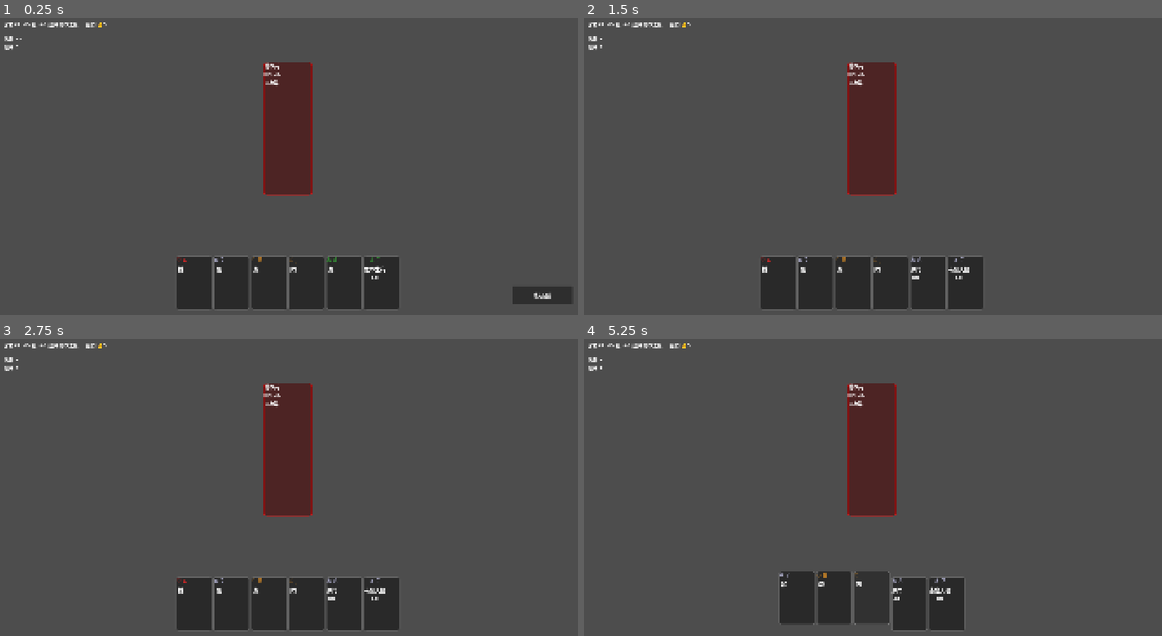
Above: before the commit, frames 1-4 (two rows, left to right).
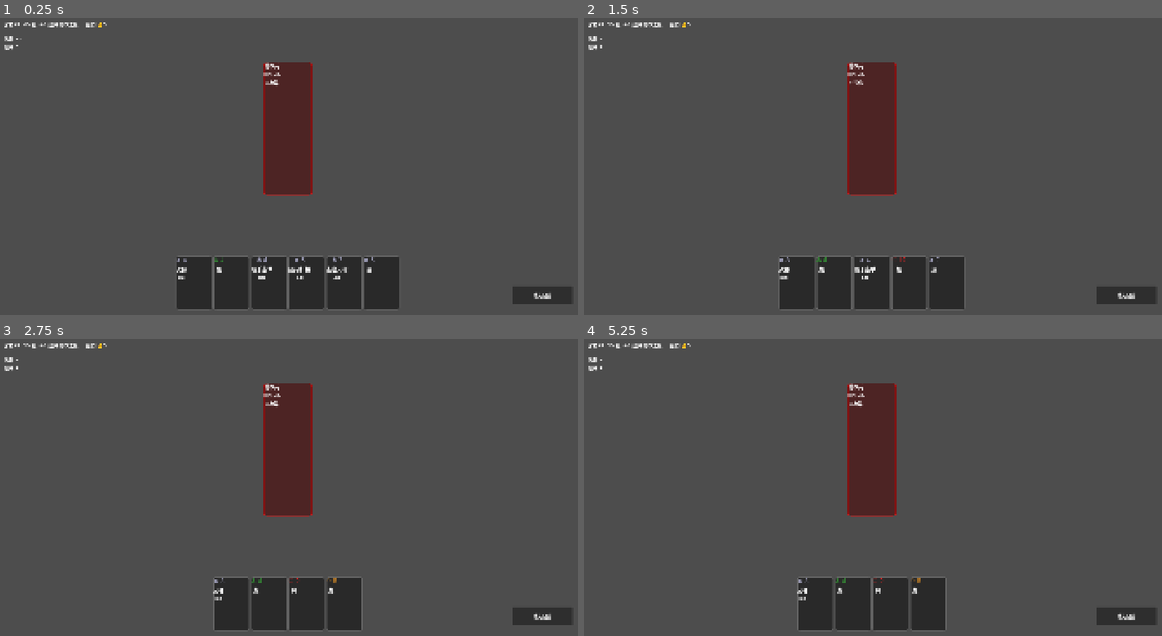
Above: after the commit, the same moments.

Repository: adam2046/three-kingdoms-deckbuilder
Game: Godot game, scene res://scenes/main.tscn
Same seed, same stepped clock (60 frames per second), same inputs: the game is played once before the commit and once after it.
Inputs (mouse positions are in pixels of both pictures, inside the frame that each line leads up to):
- Up to frame 1 (0.25 s): no input
- Up to frame 2 (1.5 s): click "結束回合" at 0.5 s; click "承受傷害" (after the commit: "結束回合") at 1.25 s
- Up to frame 3 (2.75 s): click (543, 615) at 2 s, where only the run after the commit has a clickable "結束回合"
- Up to frame 4 (5.25 s): tap Enter at 2.75, 4.25 s; move the mouse to (780, 603) at 2.77 s; click (780, 603) at 2.92 s; tap Space at 3.5, 5 s; move the mouse to (797, 603) at 3.52 s; click (797, 603) at 3.67 s; move the mouse to (832, 603) at 4.27 s; click (832, 603) at 4.42 s; move the mouse to (873, 603) at 5.02 s; click (873, 603) at 5.17 s

The runs differ from the first frame. In frame 1, 0.4% of the frame differs, in the area x 3-67%, y 6-89%; in frame 2, 3.1%; in frame 3, 2.9%; in frame 4, 3.3%, in the area x 2-99%, y 1-99%.

Commit message:
feat: equipment effects — weapon +1 dmg, armor -1 dmg, 諸葛連弩
- Weapon equipped: +1 damage on 殺
- Armor equipped: -1 damage taken from enemy attacks (min 1)
- 諸葛連弩: unlimited 殺 per turn (same as 張飛 咆哮)
- Equipment cards added to test factory and reward pool
- Weapon card added to balanced starter deck

Diff:
--- a/scripts/battle/battle_manager.gd
+++ b/scripts/battle/battle_manager.gd
@@ -243,6 +243,15 @@
 	return false
 
 
+func _has_crossbow() -> bool:
+	## Check if 諸葛連弩 is equipped.
+	if equipment_slots.has("weapon"):
+		var wp = equipment_slots["weapon"]
+		if wp.id == "zhuge_crossbow":
+			return true
+	return false
+
+
 func use_dodge(card: CardData) -> bool:
 	## Player uses a 閃 to block the current enemy attack.
 	if card.sub_type != CardData.SubType.DODGE:
@@ -382,8 +391,8 @@
 		CardData.CardType.BASIC:
 			match effective_card.sub_type:
 				CardData.SubType.SLASH:
-					# 張飛 咆哮: no limit on 殺 per turn
-					if player_hero.id != "zhang_fei" and energy_used >= energy:
+					# 張飛 咆哮 / 諸葛連弩: no limit on 殺 per turn
+					if player_hero.id != "zhang_fei" and not _has_crossbow() and energy_used >= energy:
 						return false  # "殺" limit reached
 					# Deal damage to target (with wine bonus)
 					var dmg: int = effective_card.damage
@@ -397,6 +406,10 @@
 							if target and target is EnemyData and hand.size() >= target.current_hp:
 								dmg += 1
 								print("[烈弓] Bonus damage! Hand %d >= enemy HP %d" % [hand.size(), target.current_hp])
+					# Equipment: weapon gives +1 damage
+					if equipment_slots.has("weapon"):
+						dmg += 1
+						print("[Weapon] +1 damage from %s" % equipment_slots["weapon"].name_zh)
 					if target and target is EnemyData:
 						target.take_damage(dmg)
 						print("Dealt %d damage to %s (HP: %d/%d)" % [dmg, target.name_zh, target.current_hp, target.max_hp])
@@ -673,13 +686,17 @@
 
 
 func take_damage(amount: int) -> void:
-	## Apply damage to player, reduced by block first.
+	## Apply damage to player, reduced by block and armor first.
 	var effective: int = amount
 	if block > 0:
 		var absorbed: int = min(amount, block)
 		block -= absorbed
 		effective -= absorbed
 		print("[Block] Absorbed %d damage, %d block remaining" % [absorbed, block])
+	# Armor reduces damage by 1
+	if equipment_slots.has("armor") and effective > 0:
+		effective -= 1
+		print("[Armor] %s reduced damage by 1" % equipment_slots["armor"].name_zh)
 	player_hp = max(0, player_hp - effective)
 	_on_damage_taken(effective)  # Trigger hero skill reactions (e.g. 奸雄)
 	if player_hp <= 0:
--- a/scripts/battle/battle_scene.gd
+++ b/scripts/battle/battle_scene.gd
@@ -135,7 +135,7 @@
 		"peach_heart_4", "wine_spade_3",
 		"dismantle_spade_3", "steal_spade_4", "draw2_club_7",
 		"duel_spade_A", "barbarian_spade_7", "peach_garden_heart_A",
-		"negate_club_Q",
+		"negate_club_Q", "weapon_spade_A",
 	]
 	for cid in card_ids:
 		var card := _create_test_card(cid)
@@ -230,6 +230,22 @@
 			card.card_type = CardData.CardType.STRATEGY
 			card.sub_type = CardData.SubType.NEGATE
 			card.name_zh = "無懈可擊"
+		"weapon":
+			card.card_type = CardData.CardType.EQUIPMENT
+			card.sub_type = CardData.SubType.WEAPON
+			card.name_zh = "武器"
+			card.attack_range = 1
+		"armor":
+			card.card_type = CardData.CardType.EQUIPMENT
+			card.sub_type = CardData.SubType.ARMOR
+			card.name_zh = "防具"
+			card.block = 1
+		"crossbow":
+			card.card_type = CardData.CardType.EQUIPMENT
+			card.sub_type = CardData.SubType.WEAPON
+			card.name_zh = "諸葛連弩"
+			card.attack_range = 1
+			card.id = "zhuge_crossbow"
 		_:
 			card.name_zh = "?"
 
@@ -416,8 +432,8 @@
 	var needs_target := _card_needs_target(card)
 
 	if needs_target:
-		# Block selection if 殺 limit reached (unless 張飛 咆哮)
-		if card.sub_type == CardData.SubType.SLASH and battle_manager.player_hero.id != "zhang_fei" and battle_manager.energy_used >= battle_manager.energy:
+		# Block selection if 殺 limit reached (unless 張飛 咆哮 or 諸葛連弩)
+		if card.sub_type == CardData.SubType.SLASH and battle_manager.player_hero.id != "zhang_fei" and not battle_manager._has_crossbow() and battle_manager.energy_used >= battle_manager.energy:
 			print("[Blocked] 殺 limit reached (%d/%d)" % [battle_manager.energy_used, battle_manager.energy])
 			return
 		selected_card = card
@@ -650,6 +666,9 @@
 		{"id": "negate_spade_J", "type": "negate", "suit": "spade", "num": "J"},
 		{"id": "negate_club_Q", "type": "negate", "suit": "club", "num": "Q"},
 		{"id": "negate_diamond_K", "type": "negate", "suit": "diamond", "num": "K"},
+		{"id": "weapon_spade_A", "type": "weapon", "suit": "spade", "num": "A"},
+		{"id": "armor_spade_2", "type": "armor", "suit": "spade", "num": "2"},
+		{"id": "crossbow_spade_A", "type": "crossbow", "suit": "spade", "num": "A"},
 	]
 
 	templates.shuffle()
